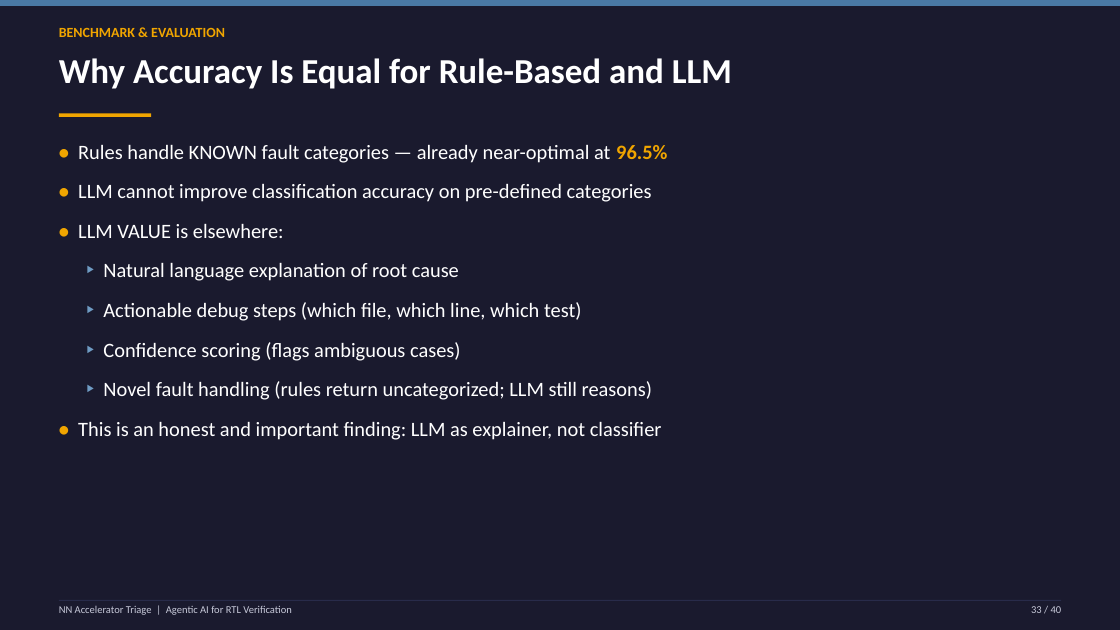
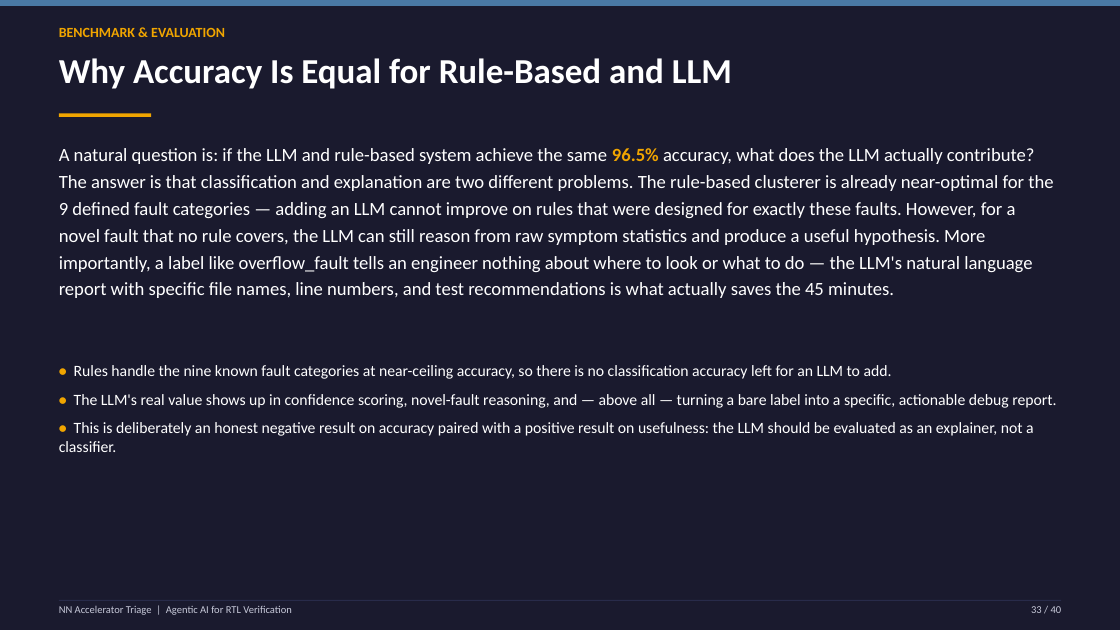
Before and after one commit to Sumedh350/nn-accel-triage, a slide deck: slide 33 of reports/nn_accel_triage_presentation.pptx. Drawn at 1120x630 pixels with LibreOffice and Linux fonts; fonts in the diff are those of the drawing. Boxes give left, top, right and bottom in pixels: in the first picture for what was removed or moved away, otherwise in the second. Text is boxed around its words. In the diff, an @@ line names an element or a change of style, - is before the commit and + after.

```diff
--- a/reports/nn_accel_triage_presentation.pptx
+++ b/reports/nn_accel_triage_presentation.pptx
@@ text at box(59, 148, 1053, 298): text changed; size 17.5 to 16 pt @@
-• Rules handle KNOWN fault categories — already near-optimal at 96.5%
-• LLM cannot improve classification accuracy on pre-defined categories
-• LLM VALUE is elsewhere:
-‣ Natural language explanation of root cause
-‣ Actionable debug steps (which file, which line, which test)
-‣ Confidence scoring (flags ambiguous cases)
-‣ Novel fault handling (rules return uncategorized; LLM still reasons)
-• This is an honest and important finding: LLM as explainer, not classifier
+A natural question is: if the LLM and rule-based system achieve the same 96.5% accuracy, what does the LLM actually contribute? The answer is that classification and explanation are two different problems. The rule-based clusterer is already near-optimal for the 9 defined fault categories — adding an LLM cannot improve on rules that were designed for exactly these faults. However, for a novel fault that no rule covers, the LLM can still reason from raw symptom statistics and produce a useful hypothesis. More importantly, a label like overflow_fault tells an engineer nothing about where to look or what to do — the LLM's natural language report with specific file names, line numbers, and test recommendations is what actually saves the 45 minutes.
@@ text added at box(59, 365, 1056, 452), 13.5 pt, text #FFFFFF @@
+• Rules handle the nine known fault categories at near-ceiling accuracy, so there is no classification accuracy left for an LLM to add.
+• The LLM's real value shows up in confidence scoring, novel-fault reasoning, and — above all — turning a bare label into a specific, actionable debug report.
+• This is deliberately an honest negative result on accuracy paired with a positive result on usefulness: the LLM should be evaluated as an explainer, not a classifier.
```
Also in this commit, not shown: 36 other slides changed.
